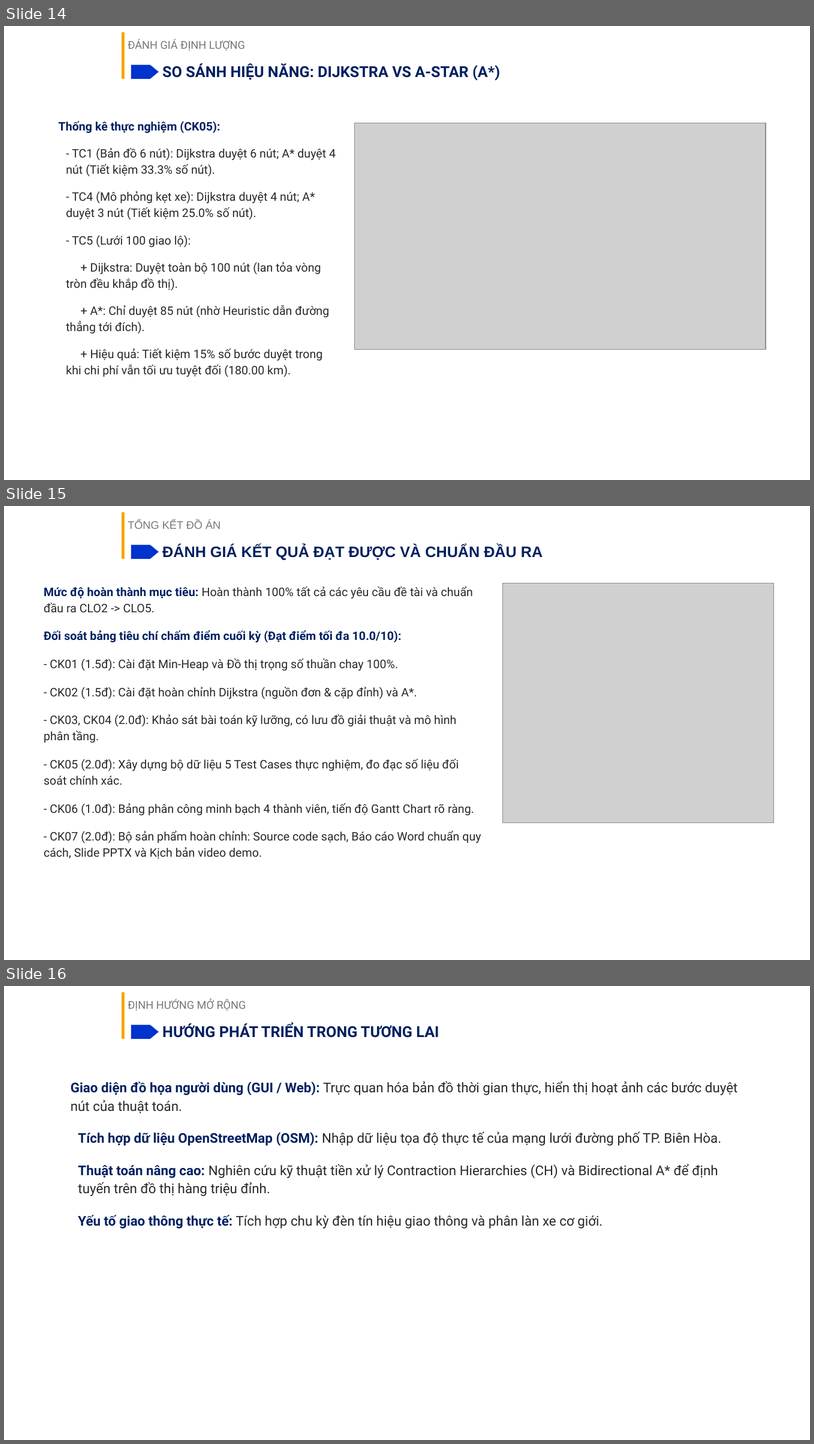
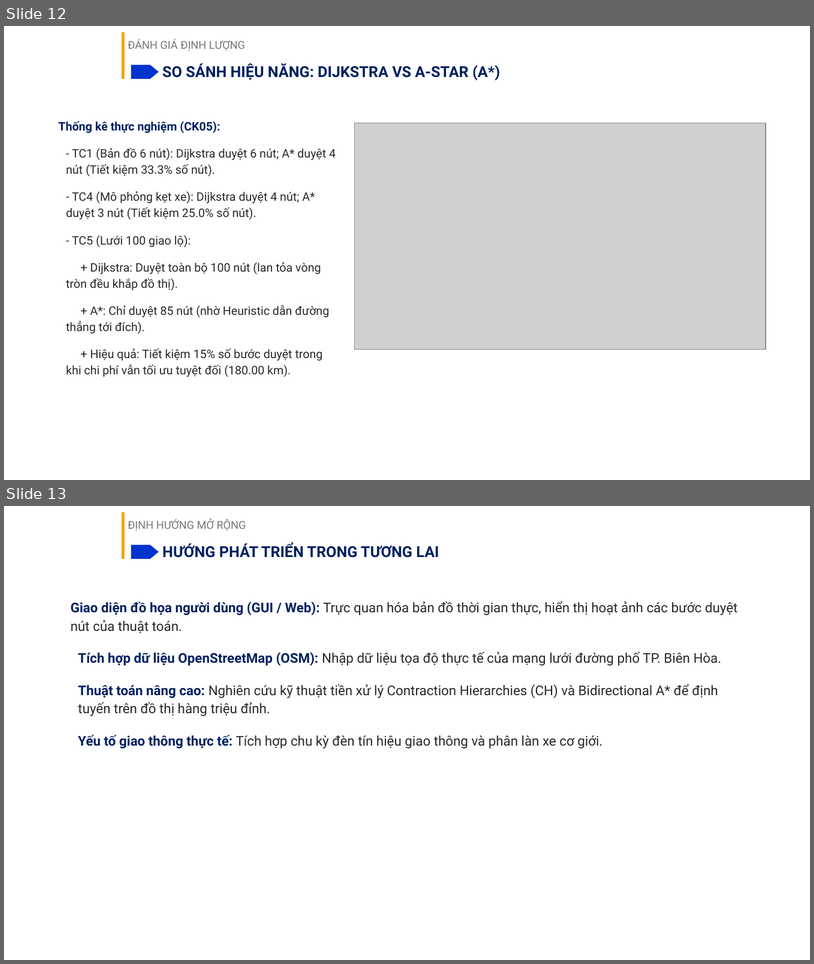
Before and after one commit to hakien2525-pixel/CTDLGT, a slide deck: NopBai/BaoCao_ThuyetTrinh_DeTai5.pptx. Shown one above the other, each under a label of ours: slides 14, 15 and 16 before the commit, slides 12 and 13 after it. The pictures are 814x1444 and 814x964 pixels, drawn with LibreOffice and Linux fonts; fonts in the diff are those of the drawing; grey boxes stand for pictures; background and template pictures are left out. Boxes give left, top, right and bottom in pixels: in the first picture for what was removed or moved away, otherwise in the second. Text is boxed around its words. In the diff, an @@ line names an element or a change of style, - is before the commit and + after.

```diff
--- a/NopBai/BaoCao_ThuyetTrinh_DeTai5.pptx
+++ b/NopBai/BaoCao_ThuyetTrinh_DeTai5.pptx
@@ slide 15 removed at (4, 506, 810, 960), background picture (left out); not listed: 2 template elements that a slide beside it also shows @@
@@ title removed at (128, 520, 221, 529) @@
-TỔNG KẾT ĐỒ ÁN
@@ title removed at (162, 545, 543, 560) @@
-ĐÁNH GIÁ KẾT QUẢ ĐẠT ĐƯỢC VÀ CHUẨN ĐẦU RA
@@ text removed at (44, 586, 481, 859) @@
-Mức độ hoàn thành mục tiêu: Hoàn thành 100% tất cả các yêu cầu đề tài và chuẩn đầu ra CLO2 -> CLO5.
-Đối soát bảng tiêu chí chấm điểm cuối kỳ (Đạt điểm tối đa 10.0/10):
-- CK01 (1.5đ): Cài đặt Min-Heap và Đồ thị trọng số thuần chay 100%.
-- CK02 (1.5đ): Cài đặt hoàn chỉnh Dijkstra (nguồn đơn & cặp đỉnh) và A*.
-- CK03, CK04 (2.0đ): Khảo sát bài toán kỹ lưỡng, có lưu đồ giải thuật và mô hình phân tầng.
-- CK05 (2.0đ): Xây dựng bộ dữ liệu 5 Test Cases thực nghiệm, đo đạc số liệu đối soát chính xác.
-- CK06 (1.0đ): Bảng phân công minh bạch 4 thành viên, tiến độ Gantt Chart rõ ràng.
-- CK07 (2.0đ): Bộ sản phẩm hoàn chỉnh: Source code sạch, Báo cáo Word chuẩn quy cách, Slide PPTX và Kịch bản video demo.
@@ picture removed at (503, 583, 774, 823) @@
@@ page number removed at (619, 927, 801, 951) @@
-15
@@ what was slide 14 is now slide 12 @@
@@ what was slide 16 is now slide 13 @@
```
Also in this commit, not shown: 4 slides changed, 2 other slides removed.
